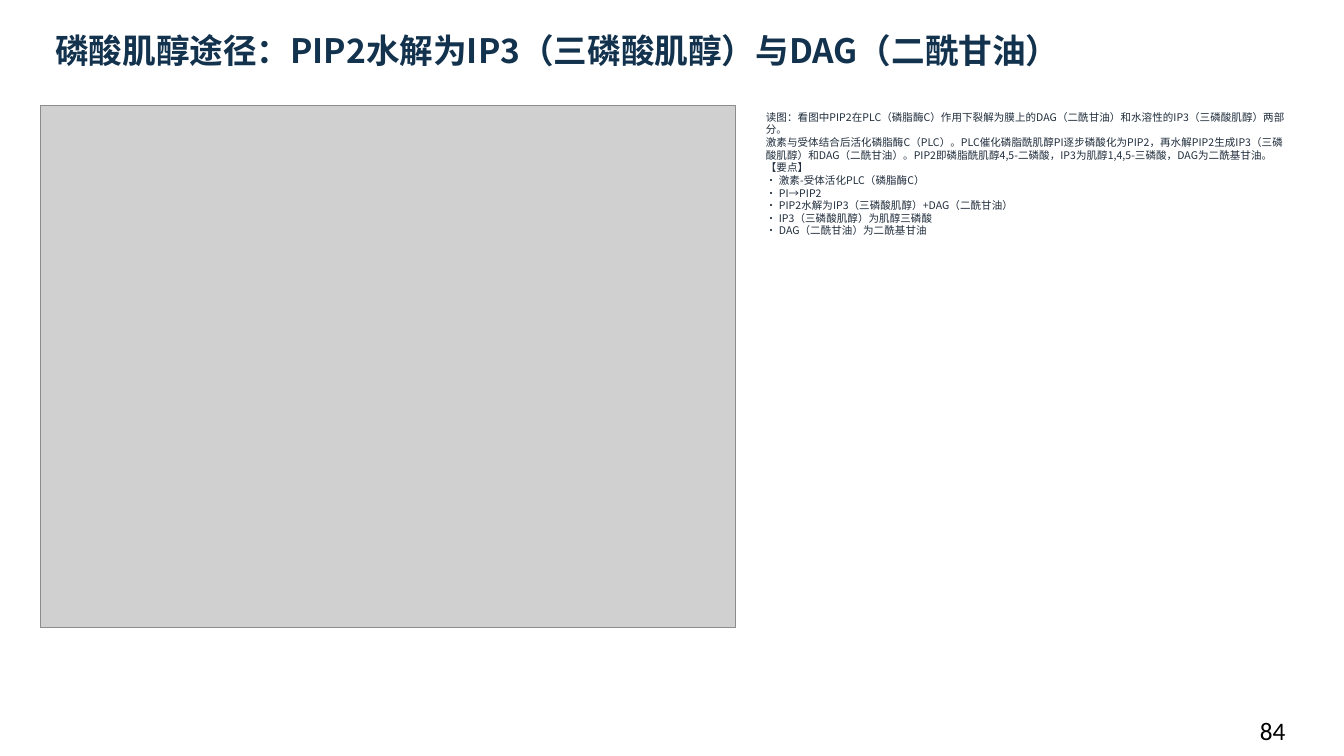
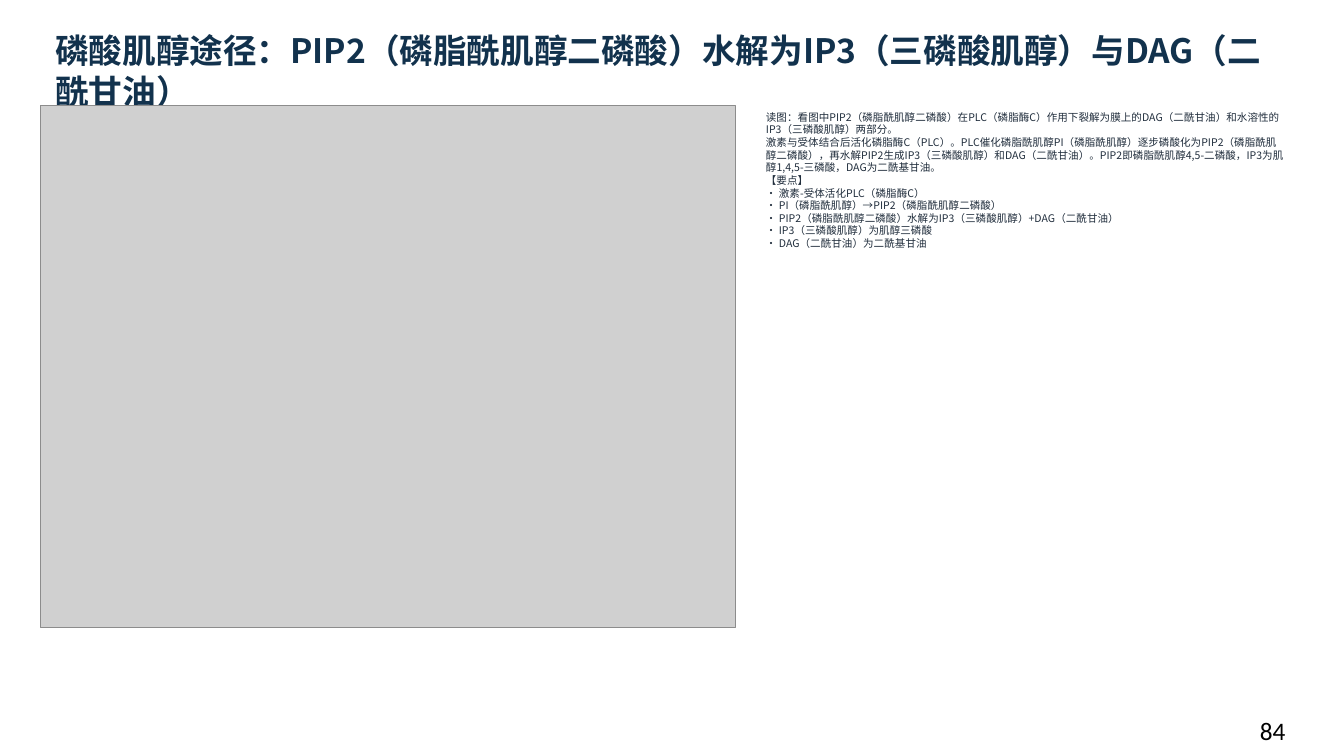
Before and after one commit to newkan-li/Biochemistry, a slide deck: slide 84 of downloads/bc14-ai-style.pptx. Drawn at 1344x756 pixels with LibreOffice and Linux fonts; fonts in the diff are those of the drawing; grey boxes stand for pictures. Boxes give left, top, right and bottom in pixels: in the first picture for what was removed or moved away, otherwise in the second. Text is boxed around its words. In the diff, an @@ line names an element or a change of style, - is before the commit and + after.

```diff
--- a/downloads/bc14-ai-style.pptx
+++ b/downloads/bc14-ai-style.pptx
@@ text at bbox=[55, 34, 1261, 106]: text changed @@
-磷酸肌醇途径：PIP2水解为IP3（三磷酸肌醇）与DAG（二酰甘油）
+磷酸肌醇途径：PIP2（磷脂酰肌醇二磷酸）水解为IP3（三磷酸肌醇）与DAG（二酰甘油）
@@ text at bbox=[766, 112, 1283, 248]: text changed @@
-读图：看图中PIP2在PLC（磷脂酶C）作用下裂解为膜上的DAG（二酰甘油）和水溶性的IP3（三磷酸肌醇）两部分。
-激素与受体结合后活化磷脂酶C（PLC）。PLC催化磷脂酰肌醇PI逐步磷酸化为PIP2，再水解PIP2生成IP3（三磷酸肌醇）和DAG（二酰甘油）。PIP2即磷脂酰肌醇4,5-二磷酸，IP3为肌醇1,4,5-三磷酸，DAG为二酰基甘油。
-【要点】
-• 激素-受体活化PLC（磷脂酶C）
-• PI→PIP2
-• PIP2水解为IP3（三磷酸肌醇）+DAG（二酰甘油）
-• IP3（三磷酸肌醇）为肌醇三磷酸
-• DAG（二酰甘油）为二酰基甘油
+读图：看图中PIP2（磷脂酰肌醇二磷酸）在PLC（磷脂酶C）作用下裂解为膜上的DAG（二酰甘油）和水溶性的IP3（三磷酸肌醇）两部分。
+激素与受体结合后活化磷脂酶C（PLC）。PLC催化磷脂酰肌醇PI（磷脂酰肌醇）逐步磷酸化为PIP2（磷脂酰肌醇二磷酸），再水解PIP2生成IP3（三磷酸肌醇）和DAG（二酰甘油）。PIP2即磷脂酰肌醇4,5-二磷酸，IP3为肌醇1,4,5-三磷酸，DAG为二酰基甘油。
+【要点】
+• 激素-受体活化PLC（磷脂酶C）
+• PI（磷脂酰肌醇）→PIP2（磷脂酰肌醇二磷酸）
+• PIP2（磷脂酰肌醇二磷酸）水解为IP3（三磷酸肌醇）+DAG（二酰甘油）
+• IP3（三磷酸肌醇）为肌醇三磷酸
+• DAG（二酰甘油）为二酰基甘油
```
Also in this commit, not shown: 22 other slides changed, 5 other files.
